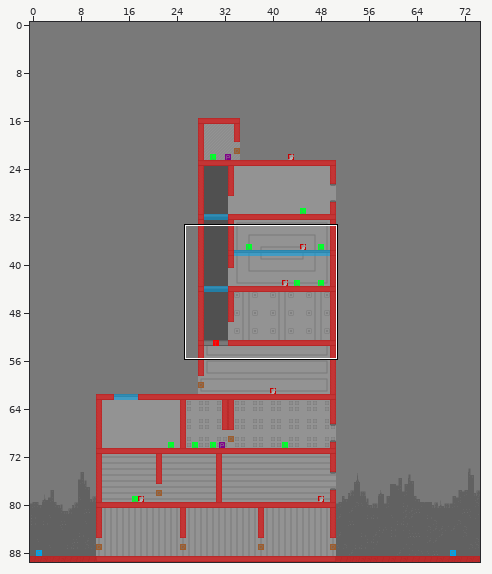
Tiled map: TiledMaps/levelTwo.tmx. The first picture is a wide view before the edit; the outline marks the close-up.
Close-up. Old version:
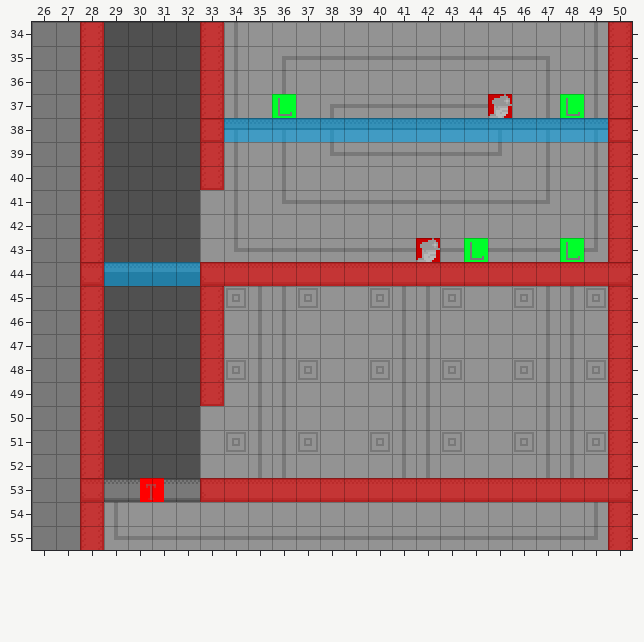
Cells are 12x12 px. Shown: x 26..50, y 34..55. The commit also changed other parts of the map, which this record leaves out.
After:
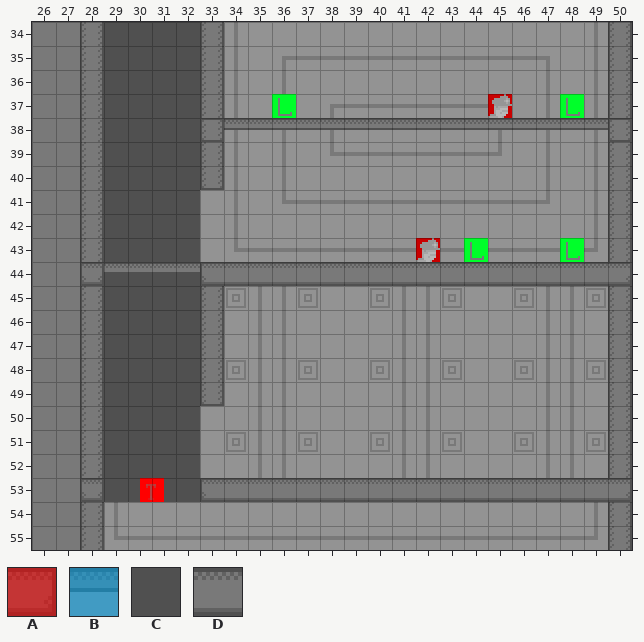
Key: from "collision": A 0, B 1; from "tilemap": C 3, D 21.
_ is an empty cell.
See-through tiles are keyed as they look on the map.
Change:
Layer "Background":
y 53: x 29..32 DDDD -> CCCC
Layer "Collision" (now hidden):
y 34..37: x 28 A -> _; x 33 A -> _; x 50 A -> _
y 38: x 28 A -> _; x 33..50 ABBBBBBBBBBBBBBBBA -> __________________
y 39..40: x 28 A -> _; x 33 A -> _; x 50 A -> _
y 41..43: x 28 A -> _; x 50 A -> _
y 44: x 28..50 ABBBBAAAAAAAAAAAAAAAAAA -> _______________________
y 45..49: x 28 A -> _; x 33 A -> _; x 50 A -> _
y 50..52: x 28 A -> _; x 50 A -> _
y 53: x 28 A -> _; x 33..50 AAAAAAAAAAAAAAAAAA -> __________________
y 54..55: x 28 A -> _; x 50 A -> _
